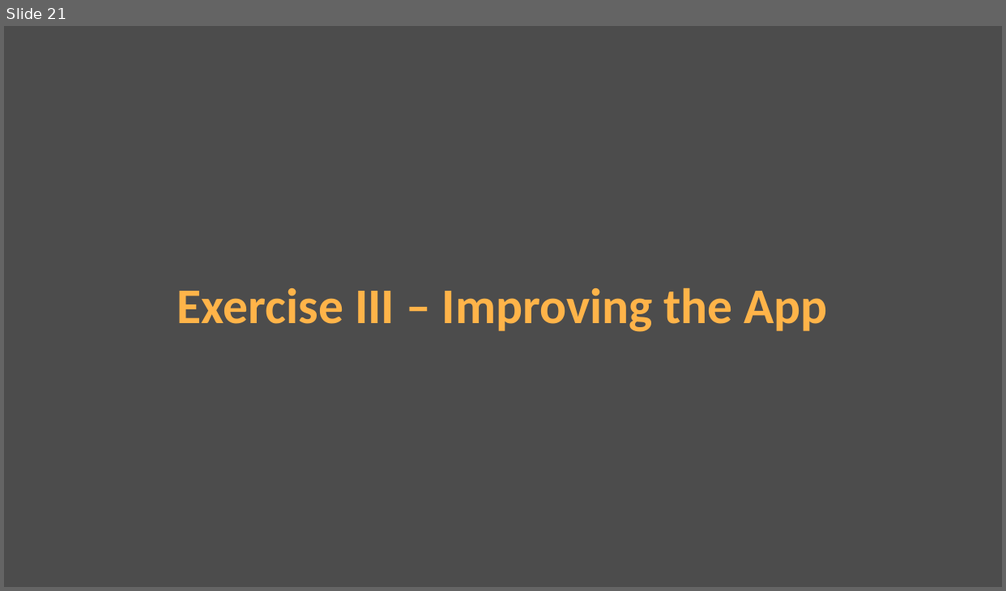
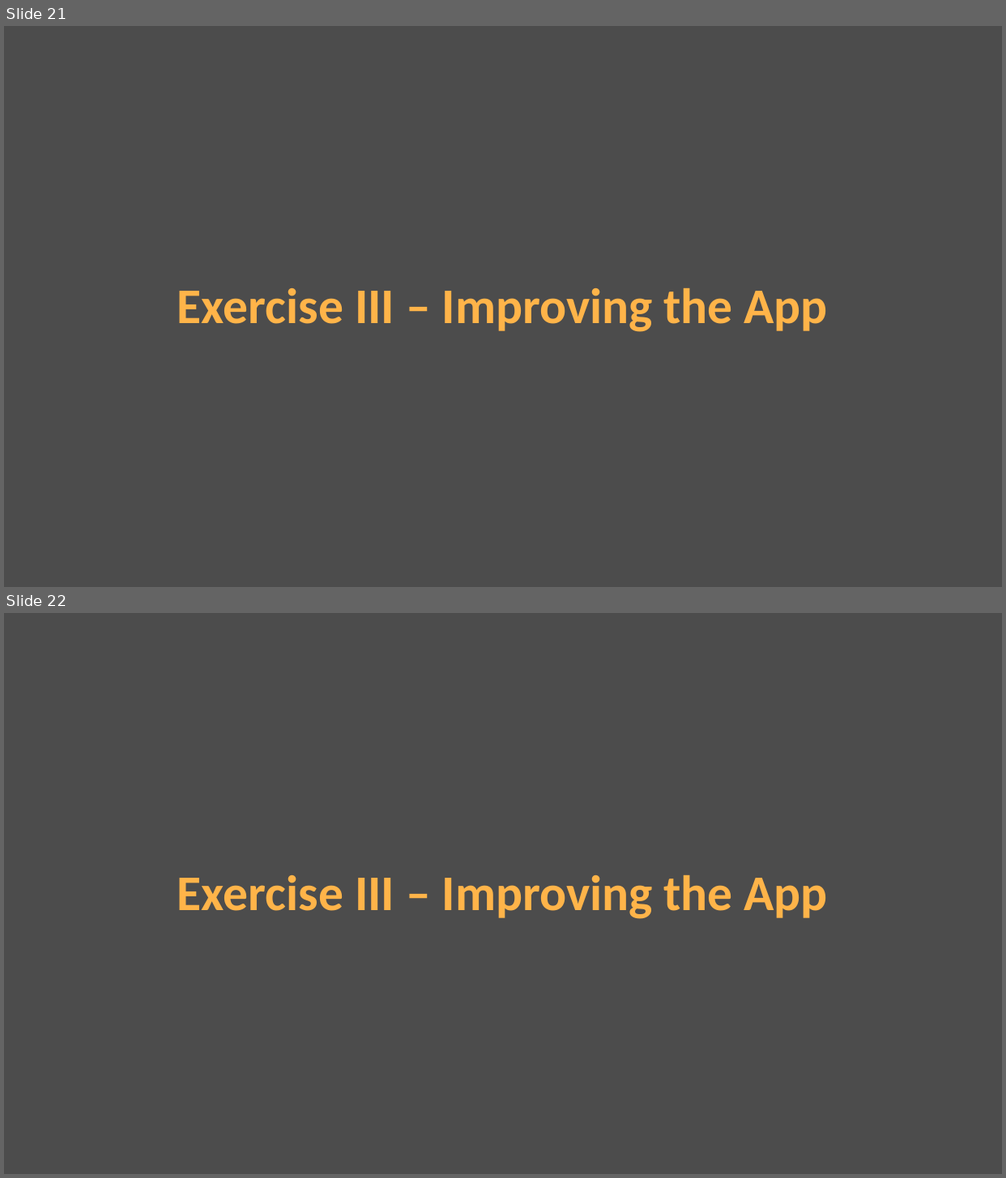
Before and after one commit to alexksbr/server-components-demo, a slide deck: presentation.pptx. Shown one above the other, each under a label of ours: slide 21 before the commit, slides 21 and 22 after it. The pictures are 1006x591 and 1006x1178 pixels, drawn with LibreOffice and Linux fonts; fonts in the diff are those of the drawing. Boxes give left, top, right and bottom in pixels: in the first picture for what was removed or moved away, otherwise in the second. Text is boxed around its words. In the diff, an @@ line names an element or a change of style, - is before the commit and + after.

```diff
--- a/presentation.pptx
+++ b/presentation.pptx
@@ slide 22 added at box(4, 613, 1002, 1174), background #000000 at 70% opacity @@
@@ title added at box(177, 875, 828, 919), 48 pt, text #FFB449, bold @@
+Exercise III – Improving the App
```
Also in this commit, not shown: 1 other slide added.
